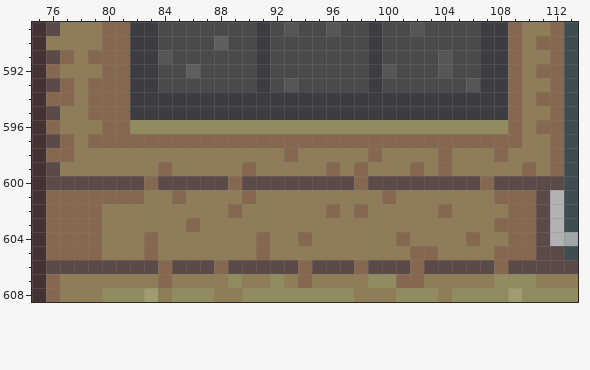
A pixel-art file gets an edit: NSW_api/data/ysan_yellow_building.aseprite. The picture above was drawn from the file before the commit.
777x777 pixels, 1 frame. Colours within 5 levels of each other are drawn and written as one. Shown: x 75..113, y 589..608. The commit also changed other parts of the picture, which this record leaves out.
The result:
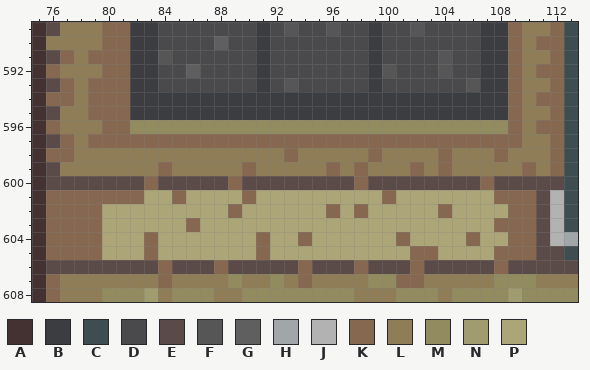
Palette (. is transparent): A #433231  B #3b3d40  C #3d4d50  D #4a4a4c  E #5a4a48  F #565656  G #5f5f5f  H #a1a7a8  J #b2b2b2  K #85684f  L #8e7d56  M #928b5f  N #a19b70  P #aca578
From old to new:
--- layer "Layer 1"
@@ x 75..113 @@
 600 AEEEEEEEKEEEEEKEEEEEEEEKEEEEEEEEKEEEEEC
-601 AKKKKKKKLLKLLLLKLLLLLLLLLKLLLLLLLKKKEJC
-602 AKKKKLLLLLLLLLKLLLLLLKLKLLLLLKLLLLKKEJC
-603 AKKKKLLLLLLKLLLLLLLLLLLLLLLLLLLLLKKKEJC
-604 AKKKKLLLKLLLLLLLKLLKLLLLLLKLLLLKLLKKEJH
-605 AKKKKLLLKLLLLLLLKLLLLLLLLLLKKLLLLKKKEEC
+601 AKKKKKKKPPKPPPPKPPPPPPPPPKPPPPPPPKKKEJC
+602 AKKKKPPPPPPPPPKPPPPPPKPKPPPPPKPPPPKKEJC
+603 AKKKKPPPPPPKPPPPPPPPPPPPPPPPPPPPPKKKEJC
+604 AKKKKPPPKPPPPPPPKPPKPPPPPPKPPPPKPPKKEJH
+605 AKKKKPPPKPPPPPPPKPPPPPPPPPPKKPPPPKKKEEC
 606 AEEEEEEEEKEEEKEEEEEKEEEKEEEKEEEEEKEEEEE
